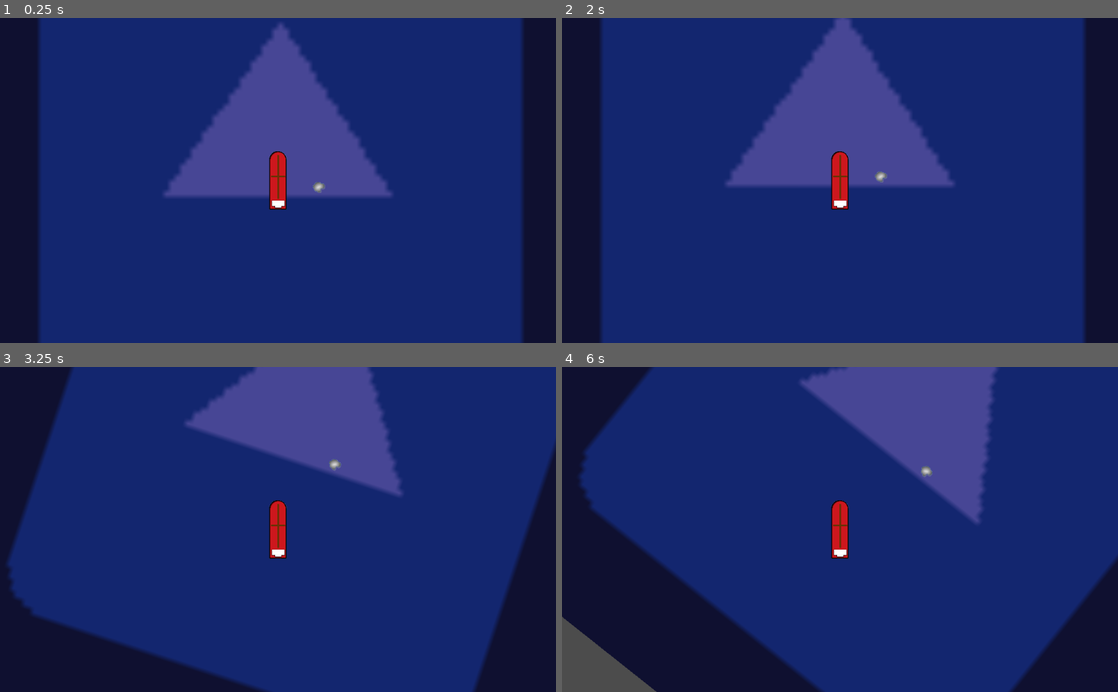
Above: before the commit, frames 1-4 (two rows, left to right).
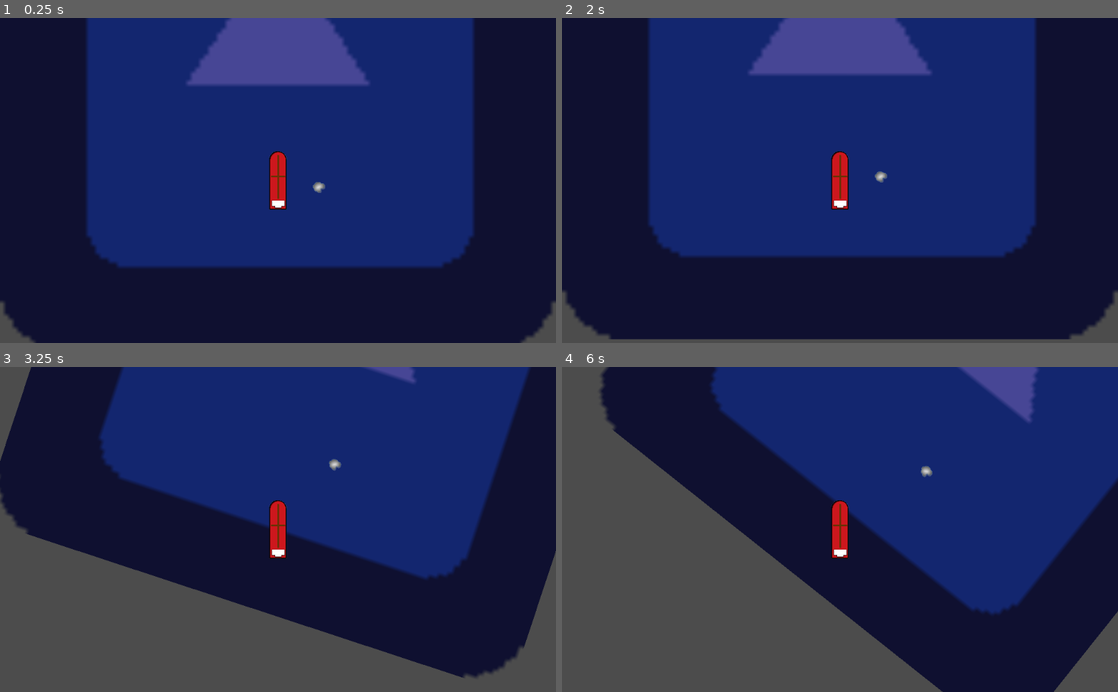
Above: after the commit, the same moments.

Repository: airwindows/ClusterFluff
Game: Godot game, scene res://GameMap.tscn
The game is run twice, just before and just after one commit, with the same random seed, the same clock (stepped at 60 frames per second) and the same inputs. Before the commit the project starts from res://root.tscn. The engine's default icon, where the game draws it, is replaced by a stand-in: a white triangle on a blue panel in a dark square.
Inputs:
- Up to frame 1 (0.25 s): no input
- Up to frame 2 (2 s): tap Enter at 0.5 s; hold Right (ui_right) 0.53-1.28 s; tap Space at 1.25 s; hold Down (ui_down) from 1.28 s (still down)
- Up to frame 3 (3.25 s): release Down (ui_down) at 2.03 s; hold Right (ui_right) 2.03-2.78 s; hold Up (ui_up) from 2.78 s (still down)
- Up to frame 4 (6 s): release Up (ui_up) at 3.53 s; hold Left (ui_left) 3.53-5.03 s; hold Down (ui_down) 5.03-5.78 s; hold Right (ui_right) from 5.78 s (still down)

The runs differ from the first frame. In frame 1, 48% of the frame differs, in the area x 0-100%, y 0-100%; in frame 2, 50%; in frame 3, 67%; in frame 4, 68%.

Commit message:
Beginning of GameMap

Diff:
--- /dev/null
+++ b/GameMap.gd
@@ -0,0 +1,10 @@
+extends Node2D
+onready var segmentA = preload("res://root.tscn")
+
+func _ready():
+	var tileA = segmentA.instance()
+	var tileB = segmentA.instance()
+
+	add_child(tileA)
+	add_child(tileB)
+	tileB.global_position = Vector2(0,500)
--- /dev/null
+++ b/GameMap.tscn
@@ -0,0 +1,7 @@
+[gd_scene load_steps=2 format=2]
+
+[ext_resource path="res://GameMap.gd" type="Script" id=1]
+
+[node name="Node2D" type="Node2D" index="0"]
+
+script = ExtResource( 1 )
--- a/project.godot
+++ b/project.godot
@@ -11,7 +11,7 @@
 [application]
 
 config/name="Tankers"
-run/main_scene="res://root.tscn"
+run/main_scene="res://GameMap.tscn"
 config/icon="res://icon.png"
 
 [rendering]
--- a/root.tscn
+++ b/root.tscn
@@ -1,24 +1,29 @@
 [gd_scene load_steps=4 format=2]
 
-[ext_resource path="res://Tanker.tscn" type="PackedScene" id=1]
-[ext_resource path="res://Rock.tscn" type="PackedScene" id=2]
-[ext_resource path="res://icon.png" type="Texture" id=3]
+[ext_resource path="res://Rock.tscn" type="PackedScene" id=1]
+[ext_resource path="res://icon.png" type="Texture" id=2]
+[ext_resource path="res://Tanker.tscn" type="PackedScene" id=3]
 
 [node name="root" type="Node2D" index="0"]
 
 position = Vector2( 2, 2 )
 _sections_unfolded = [ "Transform" ]
 
-[node name="Tanker" parent="." index="0" instance=ExtResource( 1 )]
+[node name="SegmentA" type="Node2D" parent="." index="0"]
 
-[node name="Rock" parent="." index="1" instance=ExtResource( 2 )]
+[node name="Rock" parent="SegmentA" index="0" instance=ExtResource( 1 )]
 
 position = Vector2( 75.5346, 12.9159 )
 
-[node name="Sprite" type="Sprite" parent="." index="2"]
+[node name="Sprite" type="Sprite" parent="SegmentA" index="1"]
 
 modulate = Color( 0.279361, 0.276947, 0.585938, 1 )
 show_behind_parent = true
-scale = Vector2( 10, 10 )
-texture = ExtResource( 3 )
+position = Vector2( 0, -200 )
+scale = Vector2( 8, 8 )
+texture = ExtResource( 2 )
 _sections_unfolded = [ "Transform", "Visibility" ]
+
+[node name="TankerA" type="Node2D" parent="." index="1"]
+
+[node name="Tanker" parent="TankerA" index="0" instance=ExtResource( 3 )]
Not shown, changed: Rock.png.import
Not shown, changed: Tanker.png.import
Not shown, changed: icon.png.import
